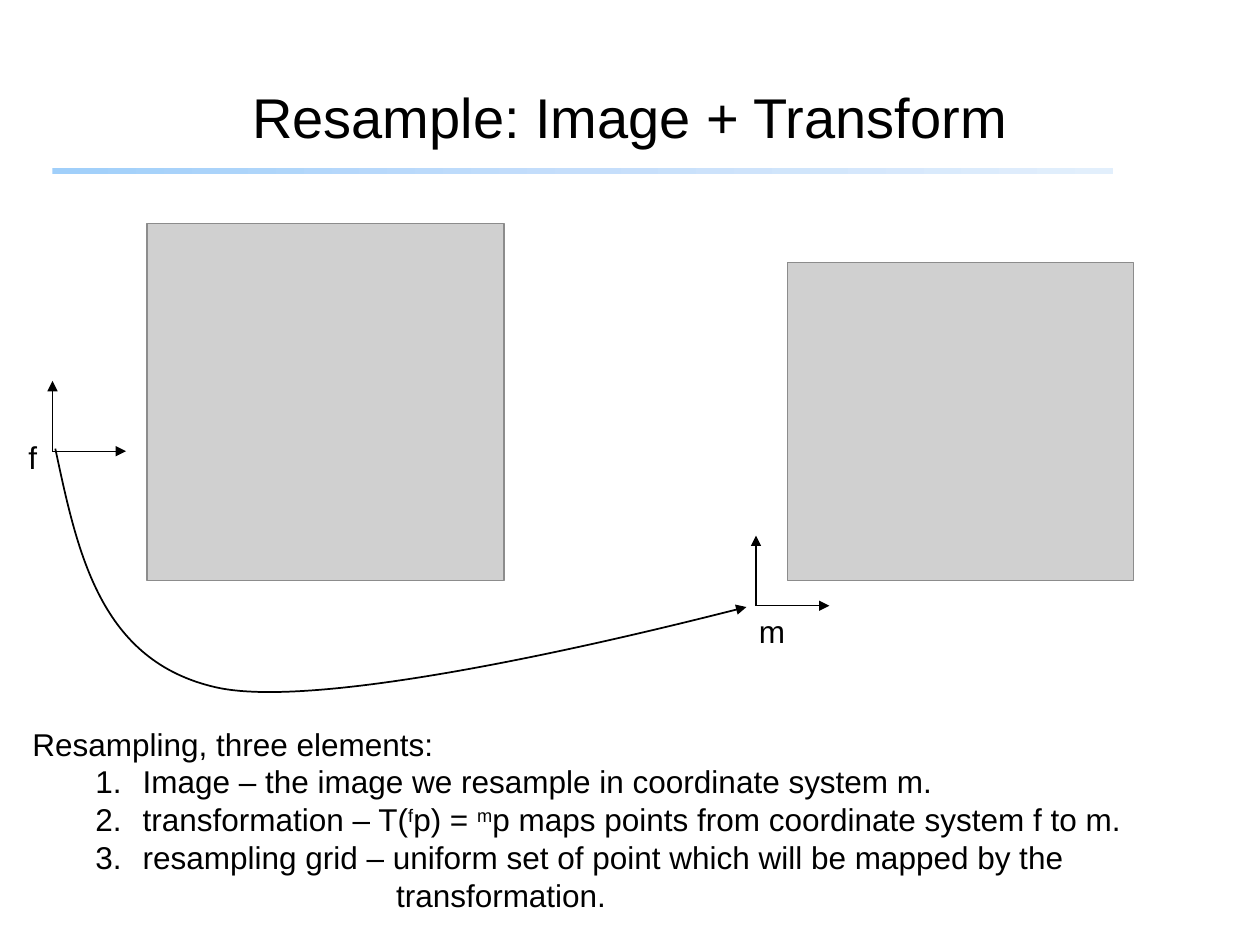
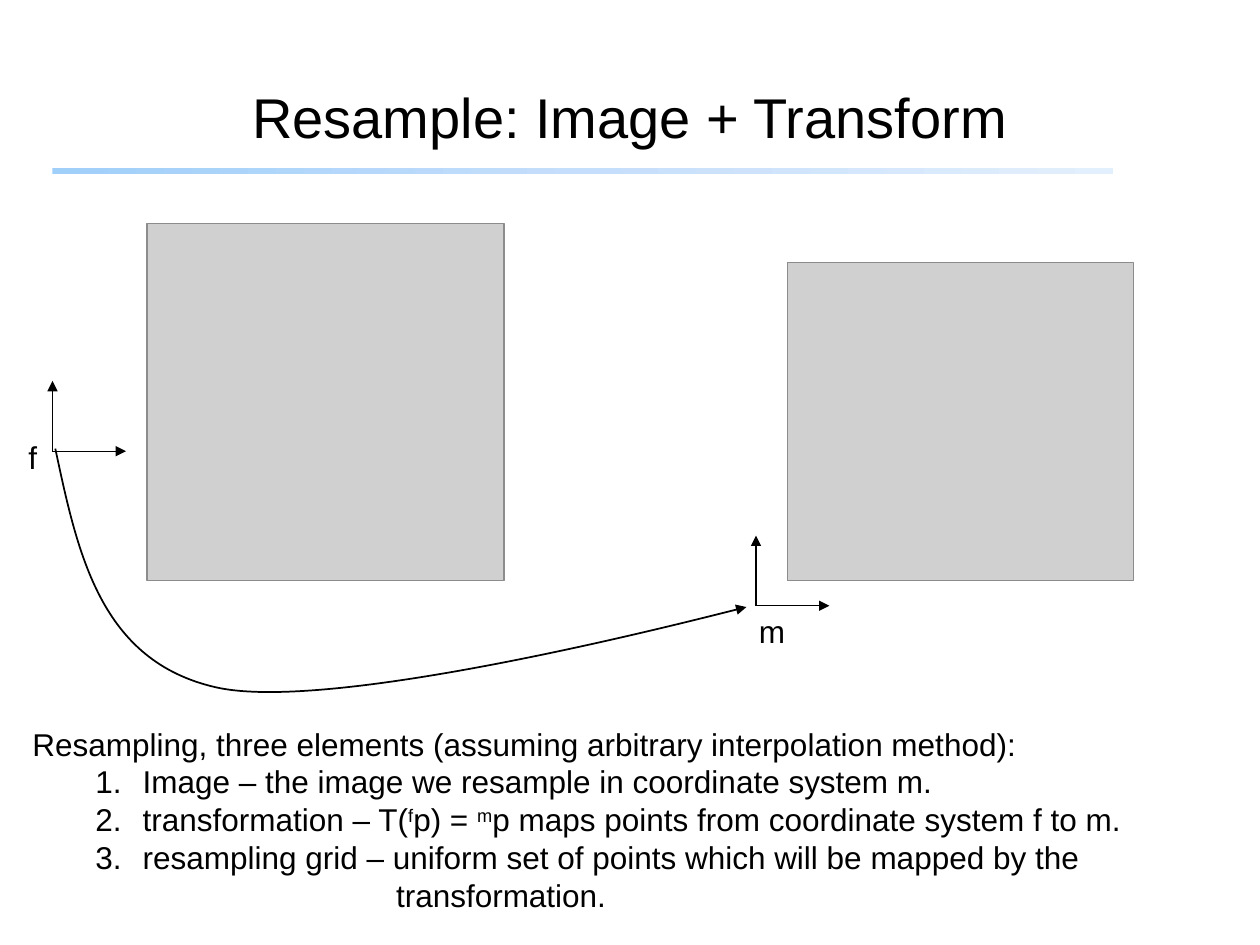
Before and after one commit to SimpleITK/SPIE2018_COURSE, a slide deck: slide 9 of docs/simpleitkFundamentalConcepts.pptx. Drawn at 1260x945 pixels with LibreOffice and Linux fonts; fonts in the diff are those of the drawing; grey boxes stand for pictures; background and template pictures are left out. Boxes give left, top, right and bottom in pixels: in the first picture for what was removed or moved away, otherwise in the second. Text is boxed around its words. In the diff, an @@ line names an element or a change of style, - is before the commit and + after.

```diff
--- a/docs/simpleitkFundamentalConcepts.pptx
+++ b/docs/simpleitkFundamentalConcepts.pptx
@@ text at bbox=[32, 733, 1015, 762]: text changed @@
-Resampling, three elements:
+Resampling, three elements (assuming arbitrary interpolation method):
@@ text at bbox=[143, 846, 1079, 908]: text changed @@
-  3. resampling grid – uniform set of point which will be mapped by the
-     transformation.
+  3. resampling grid – uniform set of points which will be mapped by the
+     transformation.
```
Also in this commit, not shown: 1 other file.
